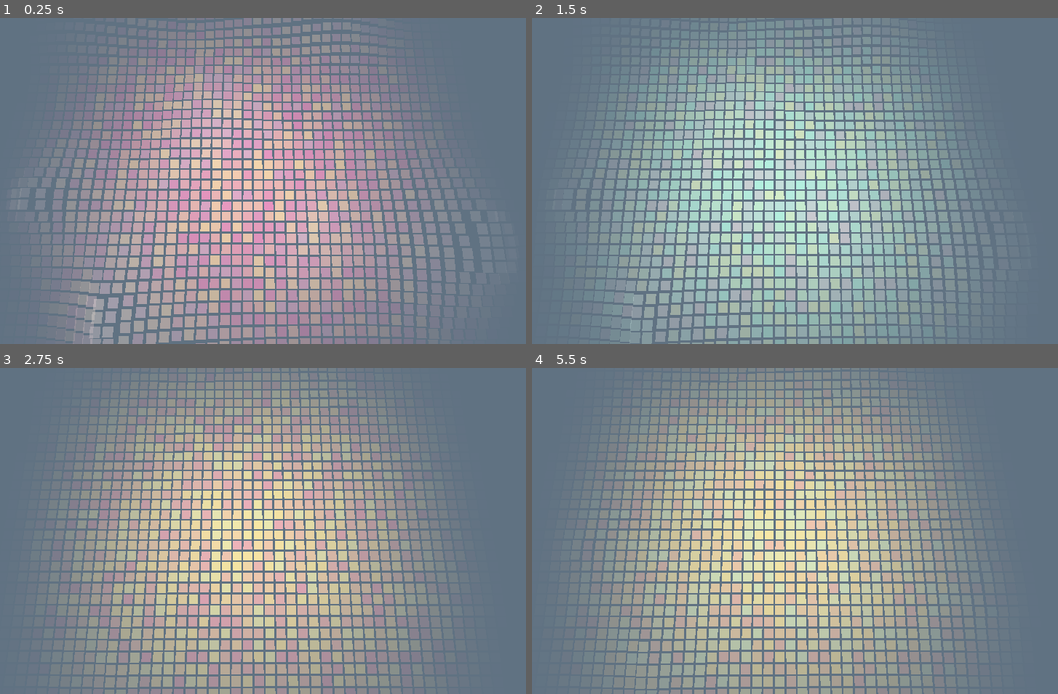
Above: before the commit, frames 1-4 (two rows, left to right).
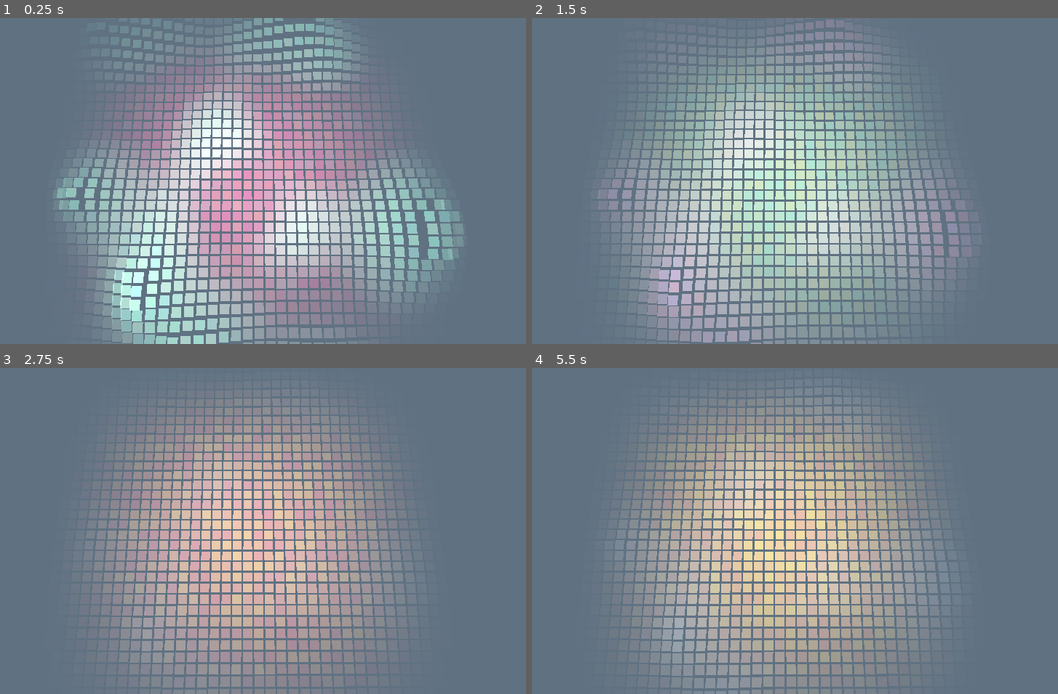
Above: after the commit, the same moments.

Repository: Tralexium/FA2021Countdown
Game: Godot game, scene res://Scenes/3D/DiscoFloor.tscn
Two runs of this game, one before a commit and one after it. Both use one fixed random seed, a clock stepped at 60 frames per second and the inputs below. This scene is started directly instead of the project's main scene.
Inputs:
- Up to frame 1 (0.25 s): no input
- Up to frame 2 (1.5 s): no input
- Up to frame 3 (2.75 s): no input
- Up to frame 4 (5.5 s): no input

The runs differ from the first frame. In frame 1, 41% of the frame differs, in the area x 3-91%, y 0-100%; in frame 2, 18%; in frame 3, 35%; in frame 4, 29%.

Commit message:
DiscoFloor shader visual improvements

Diff:
--- a/Resources/DiscoTileMaterial.tres
+++ b/Resources/DiscoTileMaterial.tres
@@ -10,13 +10,14 @@
 
 // CUSTOM DATA FORMAT: grid_pos.x, grid_pos.y, grid_size, intensity
 uniform float max_jump_dist;
+uniform float jump_color_intensity;
 uniform sampler2D noise_map : hint_black;
 
 
 void vertex() {
 	float _intensity = texture(noise_map, vec2(INSTANCE_CUSTOM.x, INSTANCE_CUSTOM.y) / vec2(INSTANCE_CUSTOM.z)).r * INSTANCE_CUSTOM.a;
 	VERTEX.y += _intensity * max_jump_dist;
-	COLOR.rgb = mix(COLOR.rgb, vec3(1.0), _intensity);
+	COLOR.rgb = mix(COLOR.rgb, vec3(1.0), _intensity * jump_color_intensity);
 }
 
 
@@ -29,4 +30,5 @@
 [resource]
 shader = SubResource( 3 )
 shader_param/max_jump_dist = 20.0
+shader_param/jump_color_intensity = 9.0
 shader_param/noise_map = ExtResource( 1 )
--- a/Scenes/3D/DiscoFloor.gd
+++ b/Scenes/3D/DiscoFloor.gd
@@ -1,11 +1,11 @@
 extends MultiMeshInstance
 
-export(int) var disco_floor_size = 50
+export(int) var disco_floor_size = 40
 export(float) var tile_margin = 6.0
 # From DiscoTile Scene
 export(Gradient) var color_gradient = preload("res://Resources/disco_tiles_default_gradient.tres")
 export(float) var cycle_duration = 3.0
-export(float) var max_cycle_offset = 1.0
+export(float) var max_cycle_offset = 0.5
 export(float) var jump_dist = 2.0
 export(float) var jump_dur = 2.0
 
